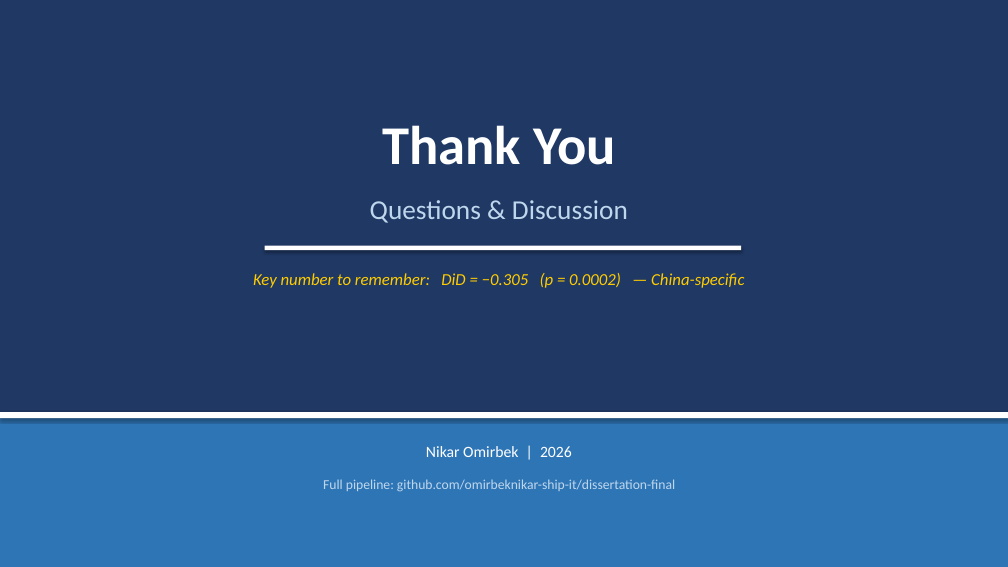
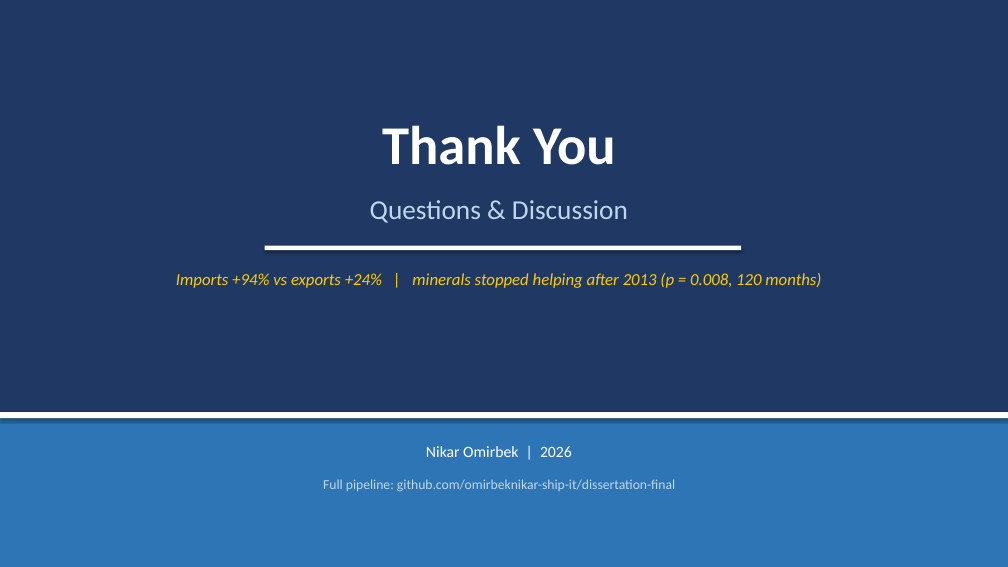
Before and after one commit to omirbeknikar-ship-it/dissertation-final, a slide deck: slide 23 of Paper/defense_presentation.pptx. Drawn at 1008x567 pixels with LibreOffice and Linux fonts; fonts in the diff are those of the drawing. Boxes give left, top, right and bottom in pixels: in the first picture for what was removed or moved away, otherwise in the second. Text is boxed around its words. In the diff, an @@ line names an element or a change of style, - is before the commit and + after.

```diff
--- a/Paper/defense_presentation.pptx
+++ b/Paper/defense_presentation.pptx
@@ text at (176, 273, 821, 288): text changed @@
-Key number to remember: DiD = −0.305 (p = 0.0002) — China-specific
+Imports +94% vs exports +24% | minerals stopped helping after 2013 (p = 0.008, 120 months)
```
Also in this commit, not shown: 4 other slides changed, 29 other files.
